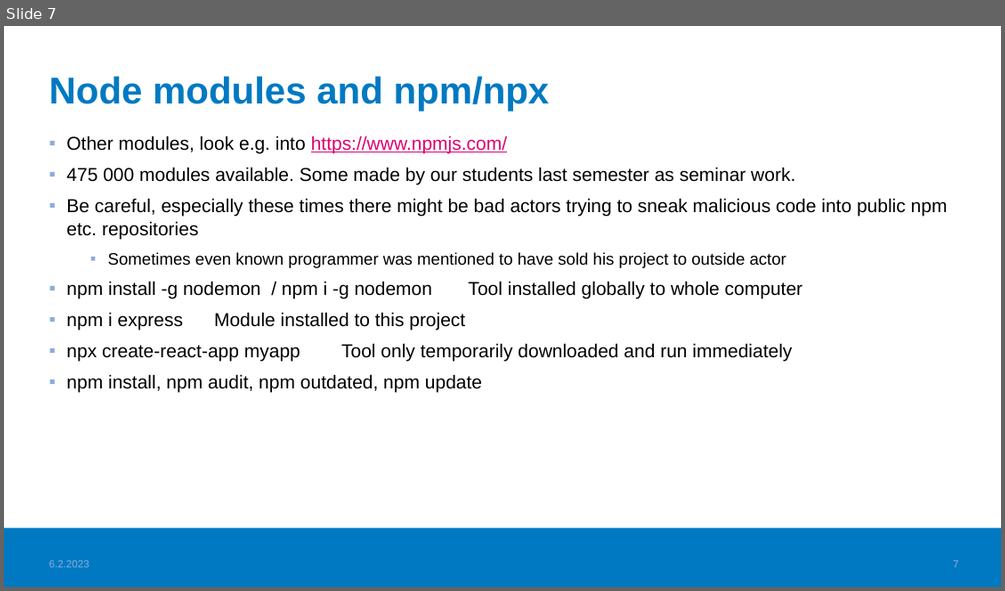
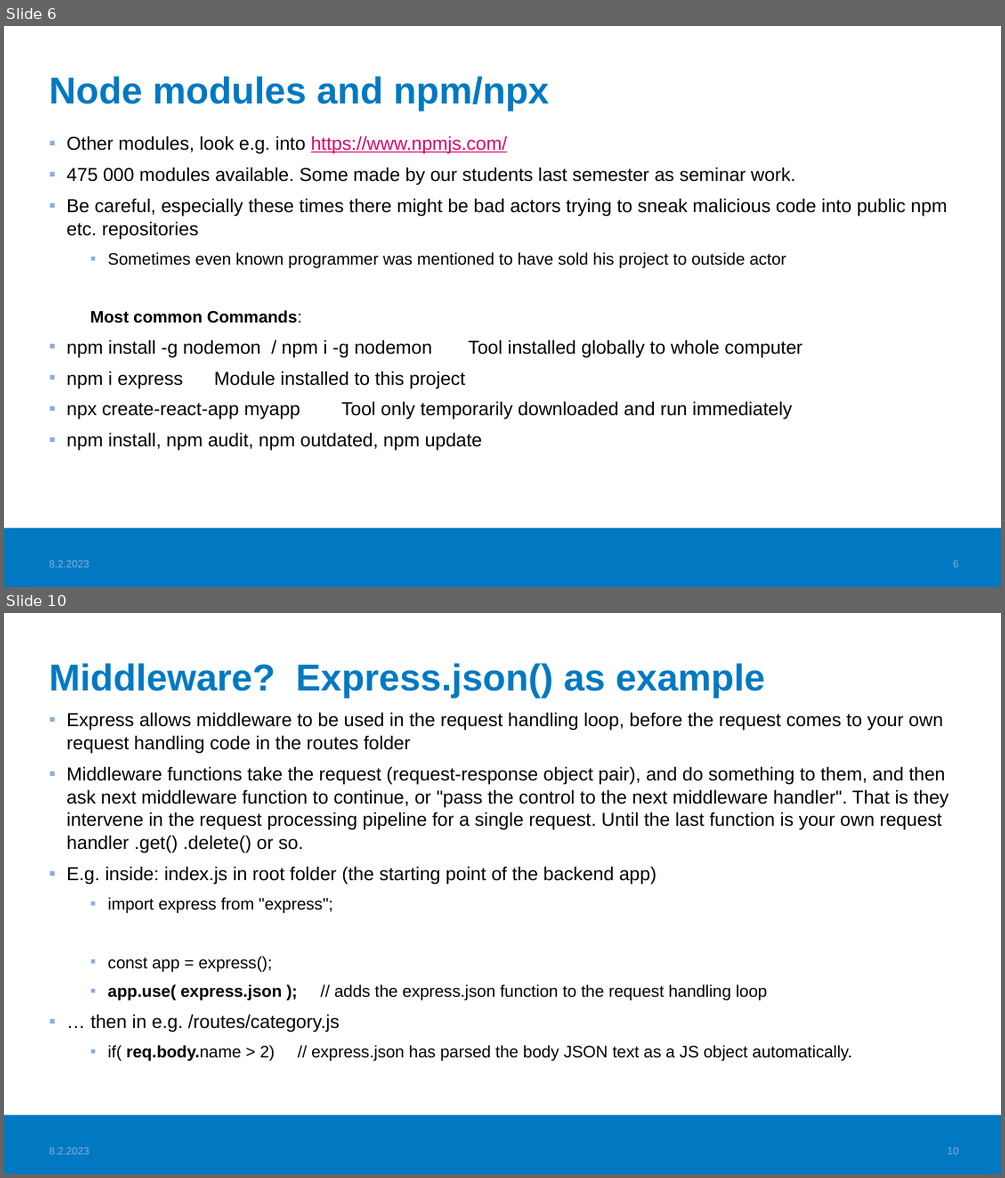
Before and after one commit to haagahelia/ohke-teknologiat, a slide deck: 05_es6_node/NodeJS_demo/02_nodejs/NodeJS.pptx. Shown one above the other, each under a label of ours: slide 7 before the commit, slides 6 and 10 after it; the slides between them are not shown. The pictures are 1005x591 and 1005x1178 pixels, drawn with LibreOffice and Linux fonts; fonts in the diff are those of the drawing; background and template pictures are left out. Boxes give left, top, right and bottom in pixels: in the first picture for what was removed or moved away, otherwise in the second. Text is boxed around its words. In the diff, an @@ line names an element or a change of style, - is before the commit and + after.

Commit message:
Node.js explanation expanded with e.g. middlewares

```diff
--- a/05_es6_node/NodeJS_demo/02_nodejs/NodeJS.pptx
+++ b/05_es6_node/NodeJS_demo/02_nodejs/NodeJS.pptx
@@ slide 10 added at (x1=4, y1=613, x2=1001, y2=1174), background #FFFFFF; not listed: 1 template element that a slide beside it also shows @@
@@ title added at (x1=49, y1=663, x2=765, y2=698), 36 pt, text #0079C2, bold @@
+Middleware? Express.json() as example
@@ text added at (x1=66, y1=712, x2=949, y2=1061), 18 pt, text #000000 @@
+▪ Express allows middleware to be used in the request handling loop, before the request comes to your own request handling code in the routes folder
+▪ Middleware functions take the request (request-response object pair), and do something to them, and then ask next middleware function to continue, or "pass the control to the next middleware handler". That is they intervene in the request processing pipeline for a single request. Until the last function is your own request handler .get() .delete() or so.
+▪ E.g. inside: index.js in root folder (the starting point of the backend app)
+  ▪ import express from "express";
+  ▪ const app = express();
+  ▪ app.use( express.json ); // adds the express.json function to the request handling loop
+▪ … then in e.g. /routes/category.js
+  ▪ if( req.body.name > 2) // express.json has parsed the body JSON text as a JS object automatically.
@@ text added at (x1=49, y1=1147, x2=89, y2=1154), 10 pt, text #8BADDC @@
+8.2.2023
@@ page number added at (x1=947, y1=1147, x2=959, y2=1154), 10 pt, text #8BADDC @@
+10
@@ what was slide 7 is now slide 6 @@
@@ slide 6 changed as well @@
@@ text at (x1=90, y1=310, x2=302, y2=323): paragraph added @@
+  Most common Commands:
@@ page number at (x1=953, y1=560, x2=958, y2=567): text changed @@
-7
+6
```
Also in this commit, not shown: 6 other slides changed, 4 other slides added, 1 slide removed, 1 other file.
